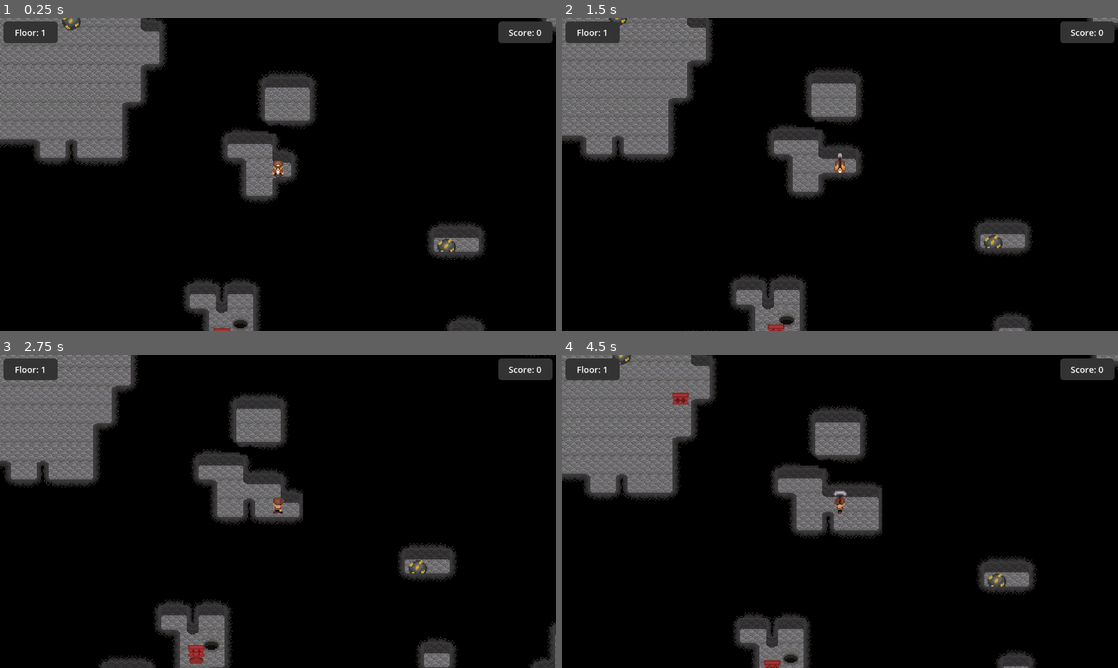
Above: before the commit, frames 1-4 (two rows, left to right).
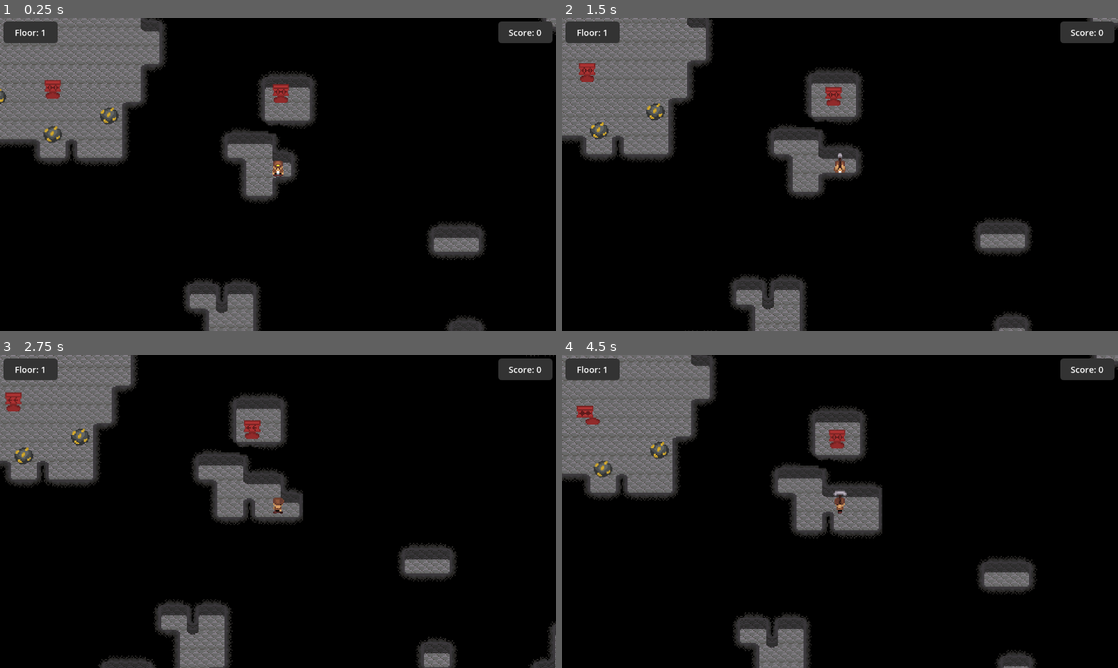
Above: after the commit, the same moments.

Repository: ethanbaedke/Mining-Game
Game: Godot game, scene res://game_manager.tscn
Two runs of this game, one before a commit and one after it. Both use one fixed random seed, a clock stepped at 60 frames per second and the inputs below.
Inputs:
- Up to frame 1 (0.25 s): no input
- Up to frame 2 (1.5 s): tap Enter at 0.5 s; hold Right (move_right) 0.53-1.28 s; tap C (use_pickaxe) at 0.6, 1.35 s; hold Down (move_down) from 1.28 s (still down)
- Up to frame 3 (2.75 s): release Down (move_down) at 2.03 s; hold Right (move_right) from 2.03 s (still down); tap C (use_pickaxe) at 2.1 s
- Up to frame 4 (4.5 s): release Right (move_right) at 2.78 s; hold Up (move_up) 2.78-3.53 s; tap C (use_pickaxe) at 2.85, 3.6, 4.35 s; hold Left (move_left) from 3.53 s (still down)

The runs differ from the first frame. In frame 1, 0.9% of the frame differs, in the area x 0-82%, y 0-100%; in frame 2, 0.8%; in frame 3, 0.9%; in frame 4, 1.0%, in the area x 2-80%, y 0-100%.

Commit message:
Added diamond rocks.

Diff:
--- /dev/null
+++ b/mining-game/diamond_rock.tscn
@@ -0,0 +1,20 @@
+[gd_scene format=3 uid="uid://c7ehegjtnlcxa"]
+
+[ext_resource type="Script" uid="uid://crb3mm4qt57mp" path="res://rock.gd" id="1_fqmwq"]
+[ext_resource type="Texture2D" uid="uid://rqhxg0gv75ij" path="res://diamond_rock.png" id="2_fqmwq"]
+
+[sub_resource type="RectangleShape2D" id="RectangleShape2D_d01ql"]
+size = Vector2(14, 8)
+
+[node name="DiamondRock" type="StaticBody2D" unique_id=1019070247]
+z_index = -2
+collision_mask = 0
+script = ExtResource("1_fqmwq")
+score_for_breaking = 3
+
+[node name="Sprite2D" type="Sprite2D" parent="." unique_id=1588099770]
+position = Vector2(0, -2)
+texture = ExtResource("2_fqmwq")
+
+[node name="CollisionShape2D" type="CollisionShape2D" parent="." unique_id=1479354802]
+shape = SubResource("RectangleShape2D_d01ql")
--- a/mining-game/game_manager.gd
+++ b/mining-game/game_manager.gd
@@ -2,7 +2,6 @@
 
 const MINE_LEVEL_SCENE:PackedScene = preload("res://mine_level.tscn")
 
-const SCORE_FROM_GOLD_ROCK_BROKEN:int = 1
 const SCORE_FROM_PLAYER_KILLED:int = -10
 
 signal current_score_changed
@@ -25,7 +24,7 @@
 	_mine_level = MINE_LEVEL_SCENE.instantiate()
 	_mine_level.level_cleared.connect(_on_mine_level_level_cleared)
 	_mine_level.player_killed.connect(_on_mine_level_player_killed)
-	_mine_level.gold_rock_broken.connect(_on_mine_level_gold_rock_broken)
+	_mine_level.rock_broken.connect(_on_mine_level_rock_broken)
 	self.add_child(_mine_level)
 
 func _free_mine_level() -> void:
@@ -57,6 +56,6 @@
 	await _free_mine_level()
 	_instantiate_mine_level()
 
-func _on_mine_level_gold_rock_broken() -> void:
+func _on_mine_level_rock_broken(rock:Rock) -> void:
 
-	_modify_current_score(SCORE_FROM_GOLD_ROCK_BROKEN)
+	_modify_current_score(rock.score_for_breaking)
--- a/mining-game/gold_rock.tscn
+++ b/mining-game/gold_rock.tscn
@@ -1,6 +1,6 @@
 [gd_scene format=3 uid="uid://48bmgvw8iuhs"]
 
-[ext_resource type="Script" uid="uid://crb3mm4qt57mp" path="res://gold_rock.gd" id="1_3ohu8"]
+[ext_resource type="Script" uid="uid://crb3mm4qt57mp" path="res://rock.gd" id="1_3ohu8"]
 [ext_resource type="Texture2D" uid="uid://ceholrdhk306x" path="res://gold_rock.png" id="1_d01ql"]
 
 [sub_resource type="RectangleShape2D" id="RectangleShape2D_d01ql"]
--- a/mining-game/mine_level.gd
+++ b/mining-game/mine_level.gd
@@ -12,6 +12,7 @@
 const CANNONHEAD_ENEMY_SCENE:PackedScene = preload("res://cannonhead_enemy.tscn")
 const SECRET_ROOM_SCENE:PackedScene = preload("res://secret_room.tscn")
 const GOLD_ROCK_SCENE:PackedScene = preload("res://gold_rock.tscn")
+const DIAMOND_ROCK_SCENE:PackedScene = preload("res://diamond_rock.tscn")
 
 const MAP_WIDTH:int = 64
 const MAP_HEIGHT:int = 64
@@ -31,7 +32,7 @@
 
 signal level_cleared
 signal player_killed
-signal gold_rock_broken
+signal rock_broken(rock:Rock)
 
 # Reference retrieved on ready.
 var _game_manager:GameManager = null
@@ -54,9 +55,9 @@
 	# Update navigation so enemies can move into the newely empty space.
 	_astar.set_point_solid(cell_coordinates, false)
 
-func remove_gold_rock(rock:GoldRock) -> void:
-
-	gold_rock_broken.emit()
+func remove_rock(rock:Rock) -> void:
+
+	rock_broken.emit(rock)
 
 	# Update navigation so enemies can move into the newely empty space.
 	var cell_coords:Vector2i = rock.position * 0.0625
@@ -114,7 +115,7 @@
 	# After placing walls but before placing secret rooms, so the player doesn't spawn inside of one.
 	_place_player(map)
 
-	_place_secret_rooms(map)
+	_place_secret_rooms(map, rng)
 
 	# NOTE: Prefereably, this goes right after secret rooms are placed. The algorithm to place holes can be slow if they must avoid many objects, so having this happen
 	#  after secret rooms are carved out but before other entities are placed helps performance.
@@ -141,7 +142,7 @@
 
 				# Spawn the gold rock.
 				map[x + (y * MAP_WIDTH)] = 1
-				var rock:GoldRock = GOLD_ROCK_SCENE.instantiate()
+				var rock:Rock = GOLD_ROCK_SCENE.instantiate()
 				rock.position = Vector2((x * 16) + 8, (y * 16) + 8)
 				self.add_child(rock)
 
@@ -219,7 +220,7 @@
 				map[x + (y * MAP_WIDTH)] = 1
 
 # Hollows wall sections and replaces them with secret rooms.
-func _place_secret_rooms(map:PackedByteArray) -> void:
+func _place_secret_rooms(map:PackedByteArray, rng:RandomNumberGenerator) -> void:
 
 	# Place secret rooms until the largest available area doesn't meet our size requirement.
 	# NOTE: One issue here is that the largest rectangular area could be long and really thin. By having one dimension that doesn't meet our minimum size requirements,
@@ -235,10 +236,10 @@
 			return
 
 		var clipped_rect:Rect2i = Rect2i(rect.position + Vector2i(2, 2), rect.size - Vector2i(4, 4))
-		_place_secret_room(map, clipped_rect)
+		_place_secret_room(map, clipped_rect, rng)
 
 # Sets up one secret room over the input rect, which is considered to be in cell coordinates.
-func _place_secret_room(map:PackedByteArray, room_rect:Rect2i) -> void:
+func _place_secret_room(map:PackedByteArray, room_rect:Rect2i, rng:RandomNumberGenerator) -> void:
 
 	# Remove all cells from the secret rooms area.
 	var start:Vector2i = room_rect.position
@@ -253,6 +254,27 @@
 	self.add_child(room)
 	room.position = start * 16
 	room.set_size(room_rect.size)
+
+	# Place diamond rocks in the secret room.
+	_place_diamond_rocks(map, room_rect, rng)
+
+# Places diamond rocks randomly within the input rect's area.
+func _place_diamond_rocks(map:PackedByteArray, rect:Rect2i, rng:RandomNumberGenerator) -> void:
+
+	# Iterate over the rect's area.
+	var start:Vector2i = rect.position
+	var end:Vector2i = rect.position + rect.size
+	for y:int in range(start.y, end.y):
+		for x:int in range(start.x, end.x):
+
+			# For each empty cell, there is a 2% chance to spawn a diamond rock.
+			if (map[x + (y * MAP_WIDTH)] == 0 && rng.randi_range(0, 24) == 0):
+
+				# Spawn the diamond rock.
+				map[x + (y * MAP_WIDTH)] = 1
+				var rock:Rock = DIAMOND_ROCK_SCENE.instantiate()
+				rock.position = Vector2((x * 16) + 8, (y * 16) + 8)
+				self.add_child(rock)
 
 # Returns a rect, in cell coordinates, representing the largest wall rectangle in the map.
 func _get_largest_wall_rect() -> Rect2i:
--- a/mining-game/player_character.gd
+++ b/mining-game/player_character.gd
@@ -273,7 +273,7 @@
 	if (body is TileMapLayer):
 		_disable_pickaxe_hitbox()
 		_handle_tilemap_hit_with_pickaxe(body, _pickaxe_down_hitbox_shape.global_position)
-	elif (body is GoldRock):
+	elif (body is Rock):
 		_disable_pickaxe_hitbox()
 		body.handle_hit()
 
@@ -282,7 +282,7 @@
 	if (body is TileMapLayer):
 		_disable_pickaxe_hitbox()
 		_handle_tilemap_hit_with_pickaxe(body, _pickaxe_up_hitbox_shape.global_position)
-	elif (body is GoldRock):
+	elif (body is Rock):
 		_disable_pickaxe_hitbox()
 		body.handle_hit()
 
@@ -291,7 +291,7 @@
 	if (body is TileMapLayer):
 		_disable_pickaxe_hitbox()
 		_handle_tilemap_hit_with_pickaxe(body, _pickaxe_left_hitbox_shape.global_position)
-	elif (body is GoldRock):
+	elif (body is Rock):
 		_disable_pickaxe_hitbox()
 		body.handle_hit()
 
@@ -300,6 +300,6 @@
 	if (body is TileMapLayer):
 		_disable_pickaxe_hitbox()
 		_handle_tilemap_hit_with_pickaxe(body, _pickaxe_right_hitbox_shape.global_position)
-	elif (body is GoldRock):
+	elif (body is Rock):
 		_disable_pickaxe_hitbox()
 		body.handle_hit()
--- a/mining-game/gold_rock.gd
+++ b/mining-game/rock.gd
@@ -1,4 +1,6 @@
-class_name GoldRock extends StaticBody2D
+class_name Rock extends StaticBody2D
+
+@export var score_for_breaking:int = 1
 
 func break_rock() -> void:
 
@@ -12,4 +14,4 @@
 
 	var parent:Node = get_parent()
 	if (parent is MineLevel):
-		parent.remove_gold_rock(self)
+		parent.remove_rock(self)
Binary file added: mining-game/diamond_rock.png
Not shown, added: mining-game/diamond_rock.png.import
Renamed: mining-game/gold_rock.gd.uid -> mining-game/rock.gd.uid
Not shown, added: Aseprite/diamond_rock.aseprite
